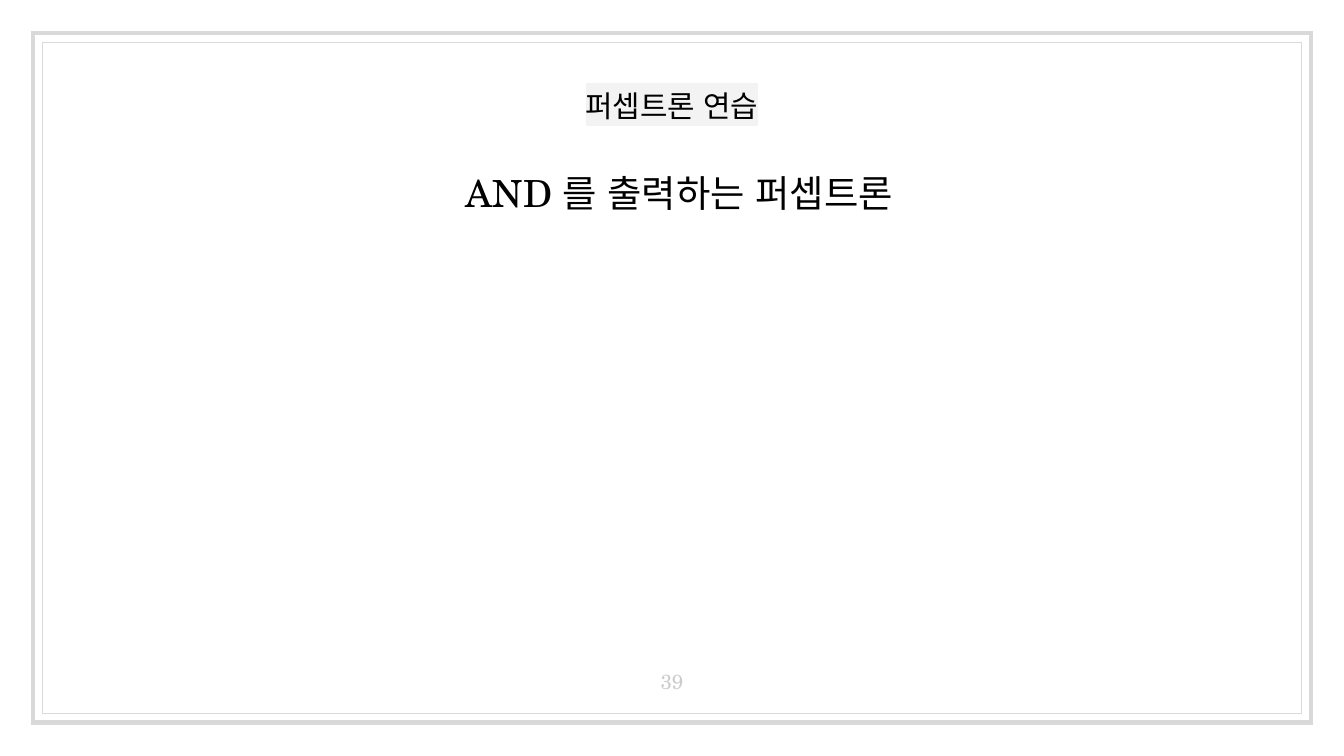
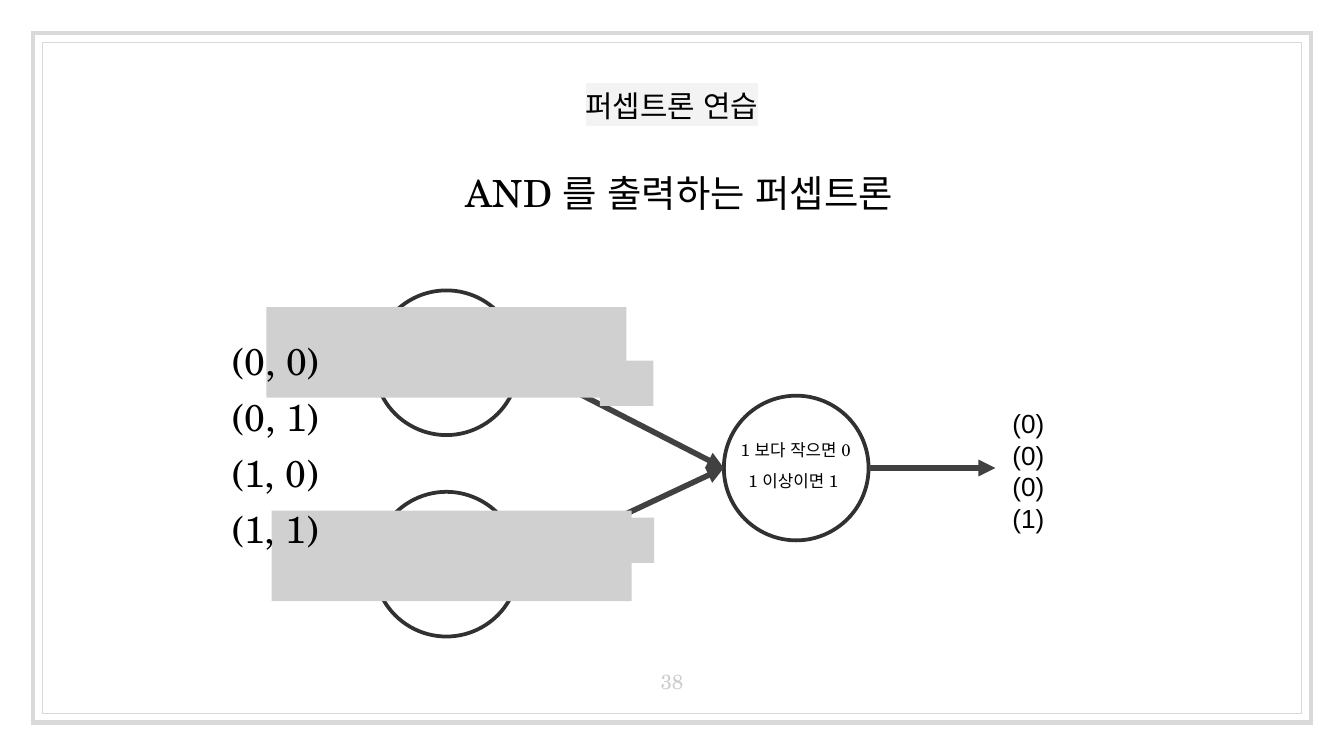
Before and after one commit to kangtegong-lectures/ai-class, a slide deck: slide 38 of 1일차/1026-3-학습의시작.pptx (slide 39 before the commit). Drawn at 1344x756 pixels with LibreOffice and Linux fonts; fonts in the diff are those of the drawing; grey boxes stand for pictures. Boxes give left, top, right and bottom in pixels: in the first picture for what was removed or moved away, otherwise in the second. Text is boxed around its words. In the diff, an @@ line names an element or a change of style, - is before the commit and + after.

```diff
--- a/1일차/1026-3-학습의시작.pptx
+++ b/1일차/1026-3-학습의시작.pptx
@@ picture added at (266,308,626,398) @@
@@ text added at (232,338,319,555), 20 pt, text #000000 @@
+(0, 0)
+(0, 1)
+(1, 0)
+(1, 1)
@@ picture added at (599,360,653,406) @@
@@ text added at (1012,414,1044,533), 14 pt, text #000000 @@
+(0)
+(0)
+(0)
+(1)
@@ text added at (741,442,850,489), 9 pt, text #000000 @@
+1 보다 작으면 0
+1 이상이면 1
@@ group added at (374,290,996,637): 3 ellipses, 3 arrows @@
@@ picture added at (271,511,632,601) @@
@@ picture added at (599,517,655,563) @@
@@ page number at (661,675,684,689): text changed @@
-39
+38
```
Also in this commit, not shown: 4 other slides changed, 2 slides added, 7 other files.
